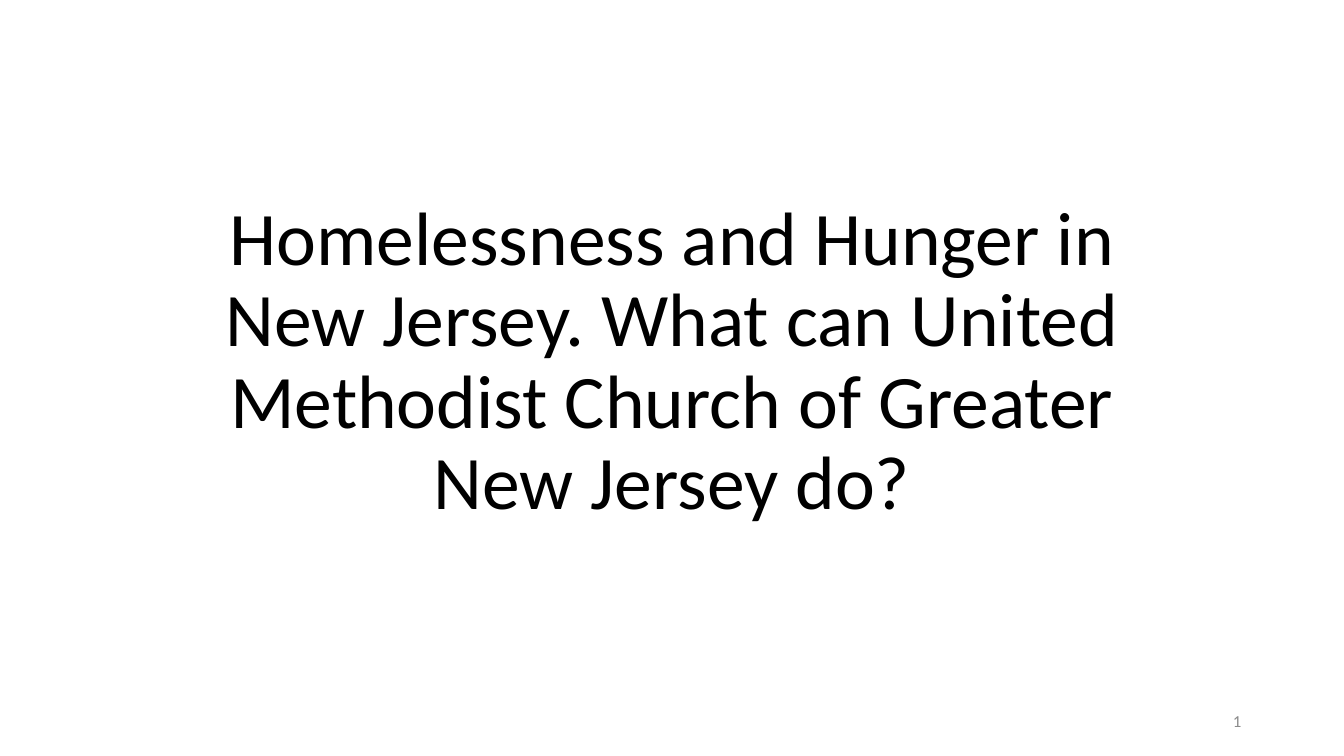
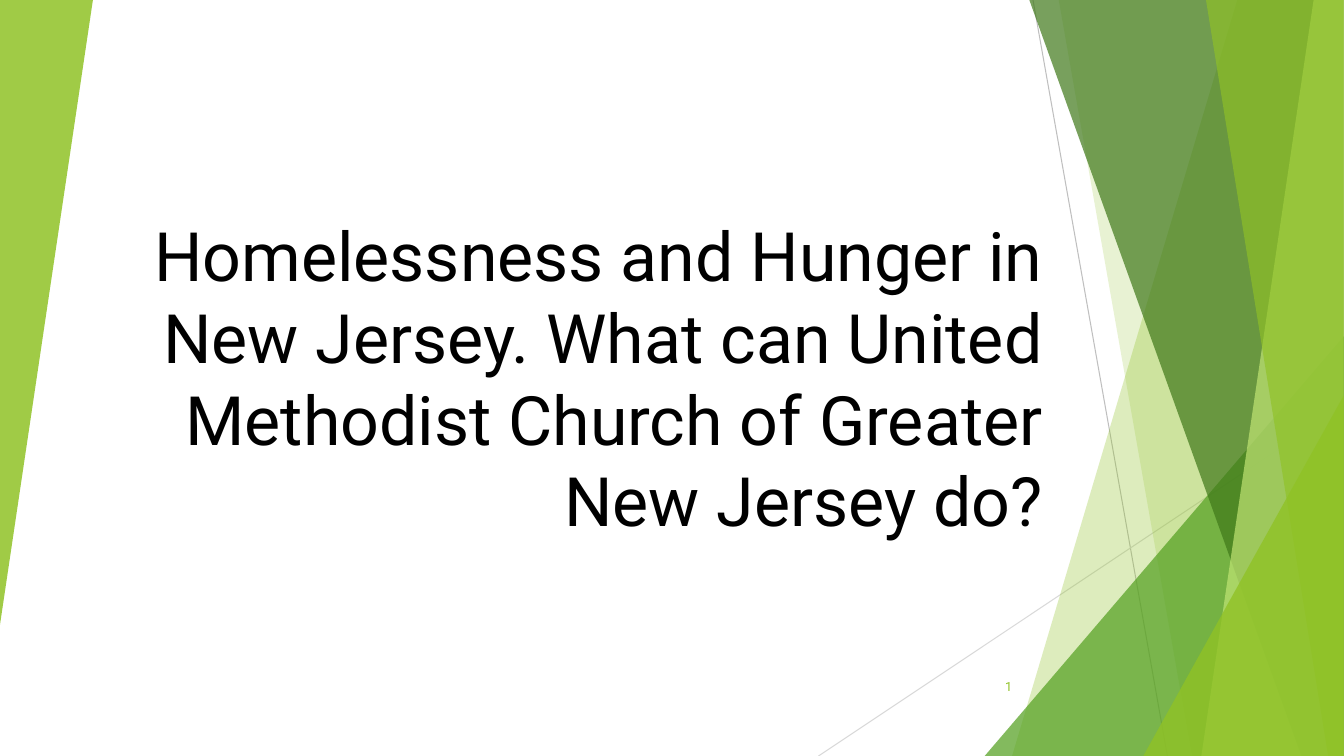
Before and after one commit to ussh0430/Applied-Data-Science-Capstone, a slide deck: slide 1 of Capstone Final Project Presentation.pptx. Drawn at 1344x756 pixels with LibreOffice and Linux fonts; fonts in the diff are those of the drawing. Boxes give left, top, right and bottom in pixels: in the first picture for what was removed or moved away, otherwise in the second. Text is boxed around its words. In the diff, an @@ line names an element or a change of style, - is before the commit and + after.

```diff
--- a/Capstone Final Project Presentation.pptx
+++ b/Capstone Final Project Presentation.pptx
@@ group added at [0, 0, 1344, 756]: 5 freeform shapes, 3 triangles, 2 lines @@
@@ title "Homelessness and Hunger in New ...": place and size @@
-title "Homelessness and Hunger in New ..." at [226, 212, 1118, 522]
+title "Homelessness and Hunger in New ..." at [154, 230, 1042, 541]
@@ title "Homelessness and Hunger in New ..." at [154, 230, 1042, 541]: size 54 to 48.6 pt, font Calibri to Roboto; alignment centre to right; line spacing 0.9 to 1 @@
@@ page number: place and size @@
-page number at [1233, 716, 1241, 727]
+page number at [1005, 682, 1012, 691]
@@ page number at [1005, 682, 1012, 691]: size 12 to 9 pt, font Calibri to Roboto, text colour #8C8C8C to #90C226 @@
```
Also in this commit, not shown: 15 other slides changed, 1 other file.
